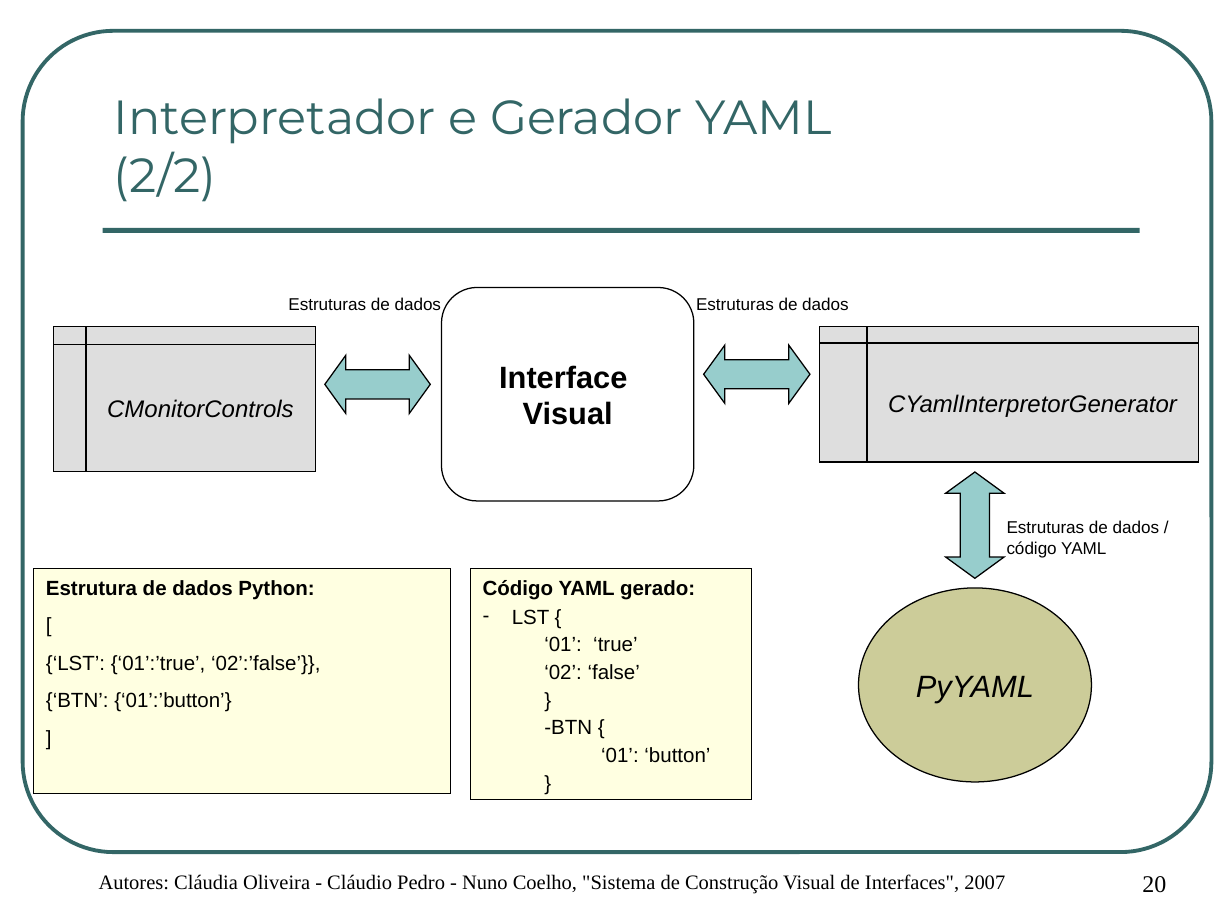
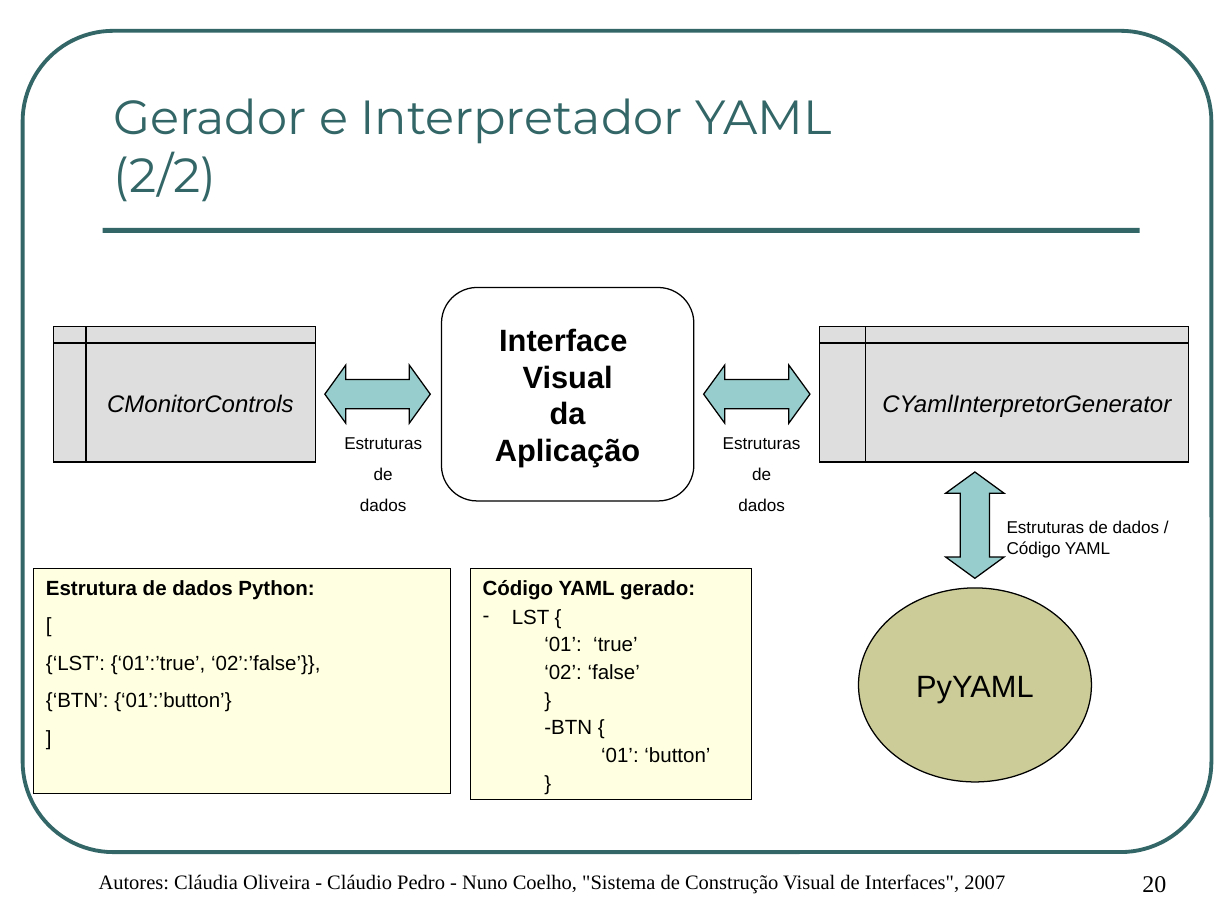
Before and after one commit to cpedro84/qooxdooguibuilder, a slide deck: slide 20 of apresentacao/Apresentação de Projecto.ppt. Drawn at 1232x924 pixels with LibreOffice and Linux fonts; fonts in the diff are those of the drawing; background and template pictures are left out. Boxes give left, top, right and bottom in pixels: in the first picture for what was removed or moved away, otherwise in the second. Text is boxed around its words. In the diff, an @@ line names an element or a change of style, - is before the commit and + after.

```diff
--- a/apresentacao/Apresentação de Projecto.ppt
+++ b/apresentacao/Apresentação de Projecto.ppt
@@ title at (114, 98, 832, 202): text changed @@
-Interpretador e Gerador YAML (2/2)
+Gerador e Interpretador YAML (2/2)
@@ flow chart internal storage "CMonitorControls": place and size @@
-flow chart internal storage "CMonitorControls" at (53, 326, 315, 472)
+flow chart internal storage "CMonitorControls" at (53, 326, 315, 462)
@@ flow chart internal storage "CYamlInterpretorGenerator": place and size @@
-flow chart internal storage "CYamlInterpretorGenerator" at (819, 326, 1198, 462)
+flow chart internal storage "CYamlInterpretorGenerator" at (819, 326, 1188, 462)
@@ left right arrow: place and size @@
-left right arrow at (325, 355, 431, 413)
+left right arrow at (325, 365, 431, 423)
@@ left right arrow: place and size @@
-left right arrow at (703, 345, 809, 403)
+left right arrow at (703, 365, 809, 423)
@@ text in rounded rectangle at (495, 401, 640, 467): paragraphs added @@
+da
+Aplicação
@@ text at (344, 437, 422, 511): text changed @@
-Estruturas de dados
+Estruturas
+de
+dados
@@ text at (723, 437, 801, 511): text changed @@
-Estruturas de dados
+Estruturas
+de
+dados
@@ text at (1007, 520, 1159, 558): text changed @@
-Estruturas de dados / código YAML
+Estruturas de dados / Código YAML
@@ ellipse "PyYAML" at (859, 588, 1092, 781): italic off @@
```
Also in this commit, not shown: 13 other slides changed, 3 other files.
